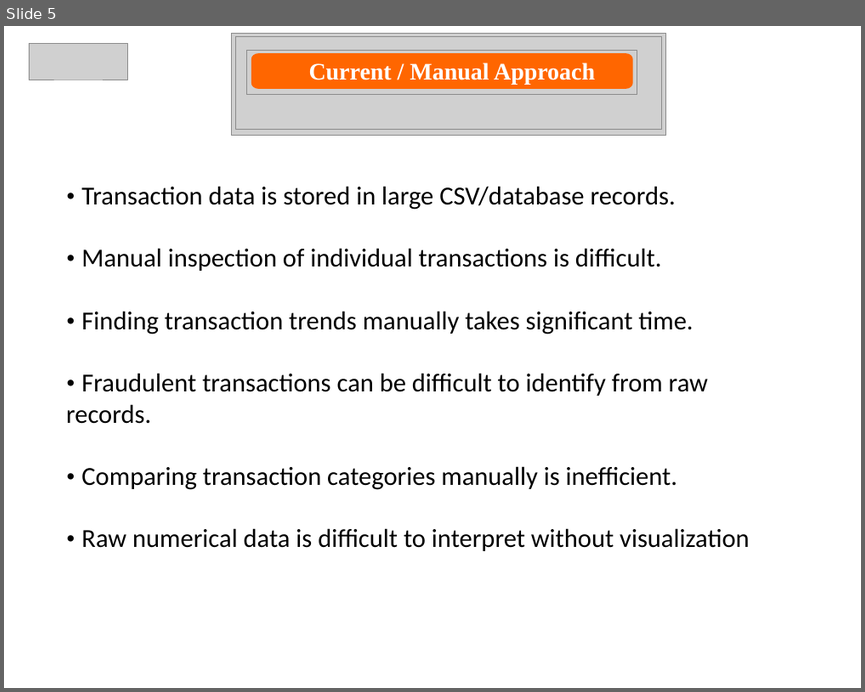
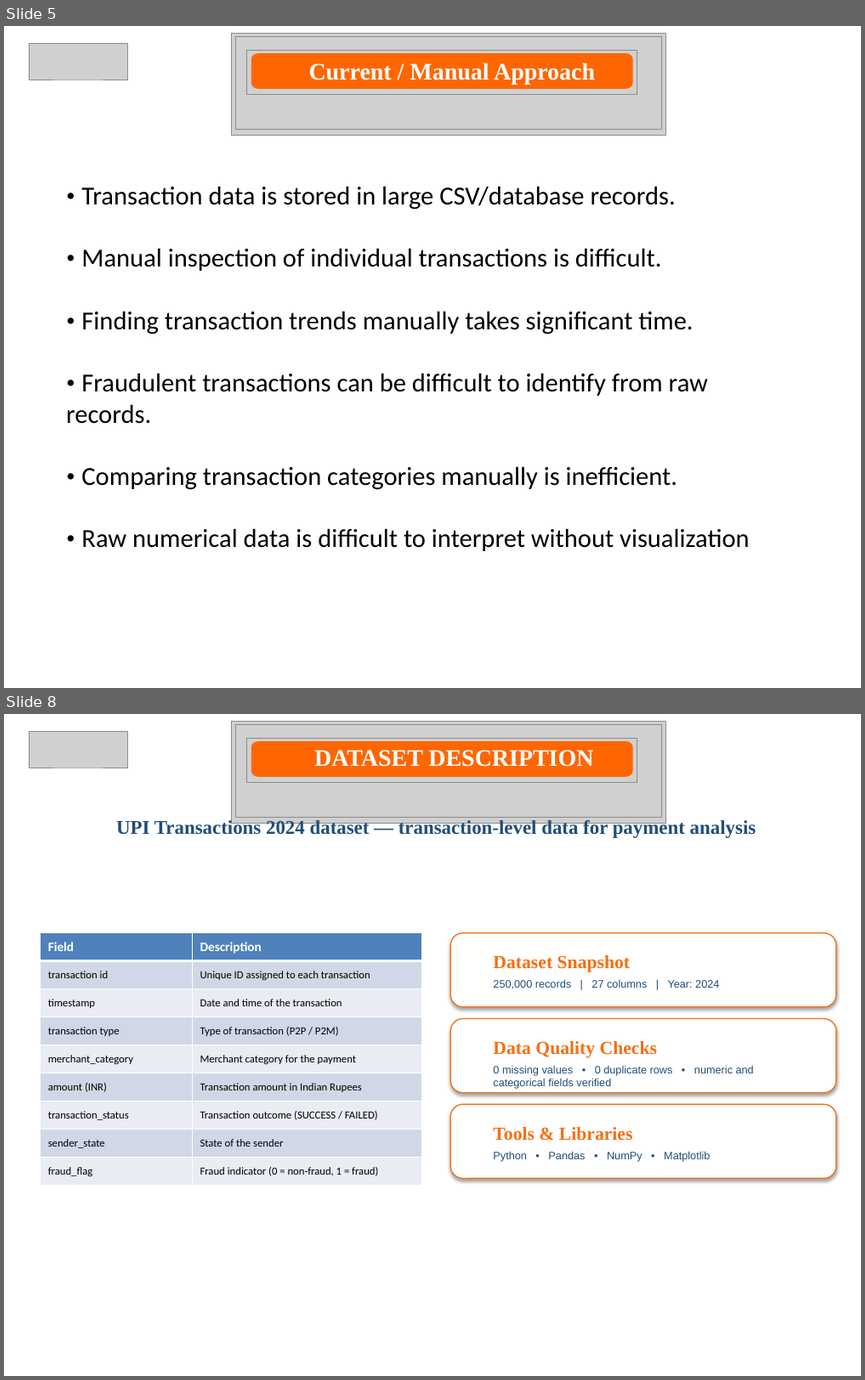
Before and after one commit to ManojReddyTetala/UPI-Transaction-Analysis, a slide deck: PPTs/REVIEW - 2.pptx. Shown one above the other, each under a label of ours: slide 5 before the commit, slides 5 and 8 after it; the slides between them are not shown. The pictures are 865x692 and 865x1380 pixels, drawn with LibreOffice and Linux fonts; fonts in the diff are those of the drawing; grey boxes stand for pictures. Boxes give left, top, right and bottom in pixels: in the first picture for what was removed or moved away, otherwise in the second. Text is boxed around its words. In the diff, an @@ line names an element or a change of style, - is before the commit and + after.

```diff
--- a/PPTs/REVIEW - 2.pptx
+++ b/PPTs/REVIEW - 2.pptx
@@ slide 8 added at (4,714,861,1376), background #FFFFFF @@
@@ picture added at (29,731,128,767) @@
@@ group added at (232,721,666,823): 3 pictures, 1 freeform shape @@
@@ text added at (314,750,593,767), 22 pt, text #FFFFFF, bold @@
+DATASET DESCRIPTION
@@ text added at (116,819,756,839), 18 pt, text #1F4E79, bold @@
+UPI Transactions 2024 dataset — transaction-level data for payment analysis
@@ table added at (41,932,422,1185), 9 rows, 2 columns @@
+Field | Description
+transaction id | Unique ID assigned to each transaction
+timestamp | Date and time of the transaction
+transaction type | Type of transaction (P2P / P2M)
+merchant_category | Merchant category for the payment
+amount (INR) | Transaction amount in Indian Rupees
+transaction_status | Transaction outcome (SUCCESS / FAILED)
+sender_state | State of the sender
+fraud_flag | Fraud indicator (0 = non-fraud, 1 = fraud)
@@ rounded rectangle added at (450,932,836,1007), fill #FFFFFF, outline #F46F11 1 pt @@
@@ text added at (493,955,630,972), 17 pt, text #F46F11, bold @@
+Dataset Snapshot
@@ text added at (493,979,719,989), 10 pt, text #1F4E79 @@
+250,000 records | 27 columns | Year: 2024
@@ rounded rectangle added at (450,1018,836,1092), fill #FFFFFF, outline #F46F11 1 pt @@
@@ text added at (493,1041,657,1058), 17 pt, text #F46F11, bold @@
+Data Quality Checks
@@ text added at (493,1065,754,1089), 10 pt, text #1F4E79 @@
+0 missing values • 0 duplicate rows • numeric and categorical fields verified
@@ rounded rectangle added at (450,1104,836,1178), fill #FFFFFF, outline #F46F11 1 pt @@
@@ text added at (493,1127,633,1141), 17 pt, text #F46F11, bold @@
+Tools & Libraries
@@ text added at (493,1151,710,1162), 10 pt, text #1F4E79 @@
+Python • Pandas • NumPy • Matplotlib
```
Also in this commit, not shown: 9 slides changed, 1 other slide added, 3 slides removed, 20 other files.
